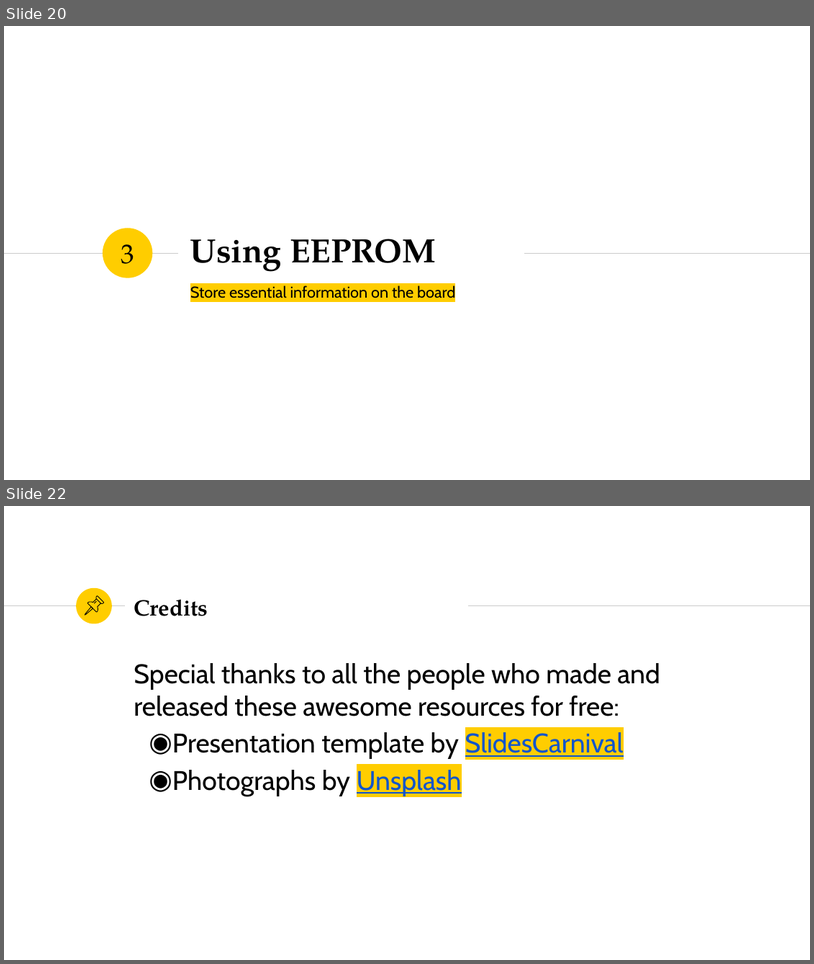
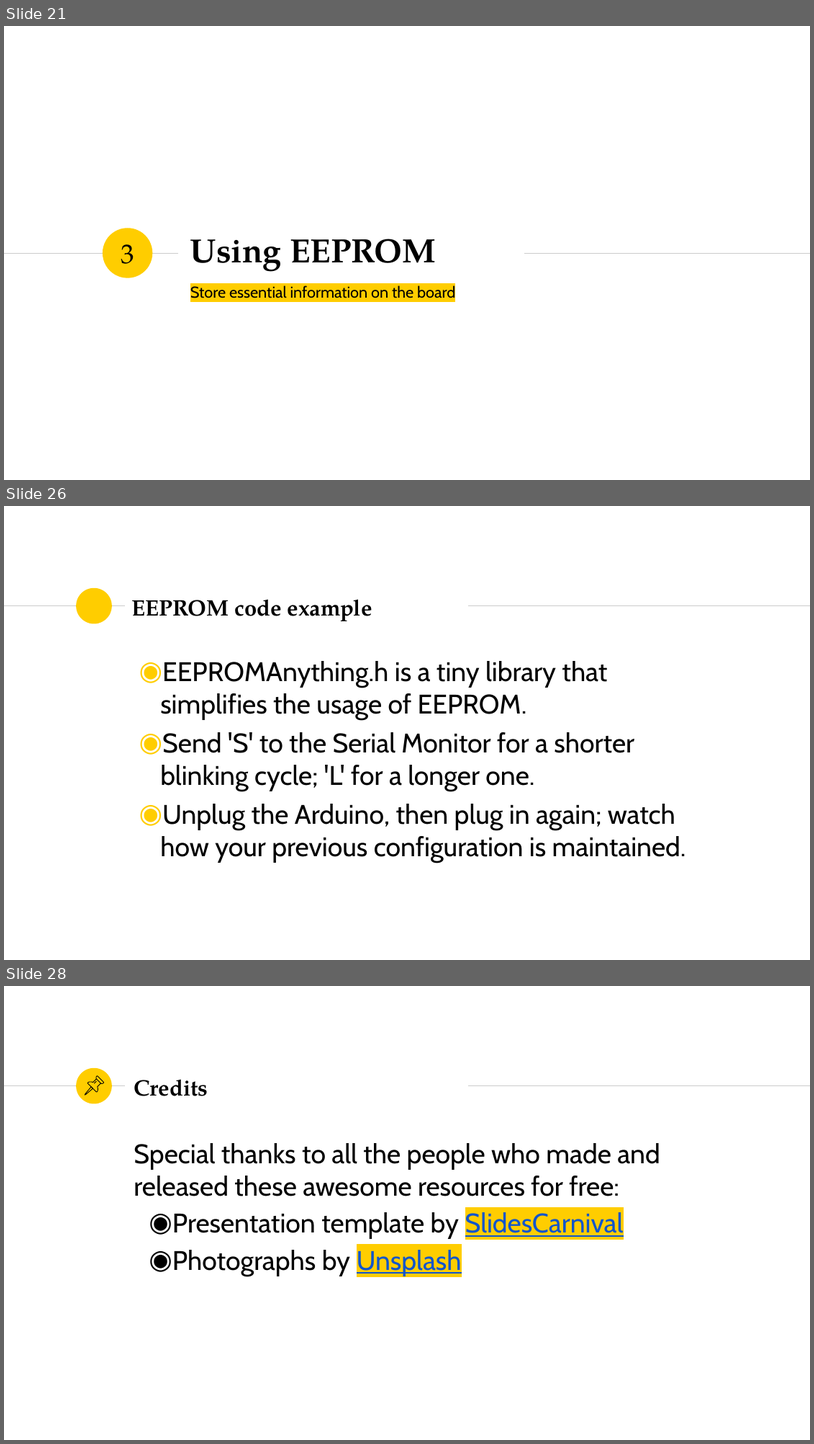
Before and after one commit to SSTIA/arduino-seminar, a slide deck: slides/ArduinoSeminar1.pptx. Shown one above the other, each under a label of ours: slides 20 and 22 before the commit, slides 21, 26 and 28 after it; the slides between them are not shown. The pictures are 814x964 and 814x1444 pixels, drawn with LibreOffice and Linux fonts; fonts in the diff are those of the drawing. Boxes give left, top, right and bottom in pixels: in the first picture for what was removed or moved away, otherwise in the second. Text is boxed around its words. In the diff, an @@ line names an element or a change of style, - is before the commit and + after.

```diff
--- a/slides/ArduinoSeminar1.pptx
+++ b/slides/ArduinoSeminar1.pptx
@@ slide 26 added at bbox=[4, 506, 810, 960], background #FFFFFF; not listed: 3 template elements that a slide beside it also shows @@
@@ title added at bbox=[132, 599, 373, 621], 26.6 pt, text #000000, bold @@
+EEPROM code example
@@ text added at bbox=[160, 661, 687, 862], 32 pt, text #000000 @@
+◉ EEPROMAnything.h is a tiny library that simplifies the usage of EEPROM.
+◉ Send 'S' to the Serial Monitor for a shorter blinking cycle; 'L' for a longer one.
+◉ Unplug the Arduino, then plug in again; watch how your previous configuration is maintained.
@@ what was slide 20 is now slide 21 @@
@@ what was slide 22 is now slide 28 @@
```
Also in this commit, not shown: 2 slides changed, 5 other slides added, 2 other files.
